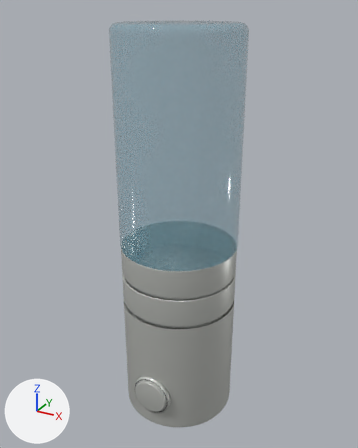
Before and after pictures for a commit that changed the glTF model dist/assets/equipment/spray-applicator.glb.
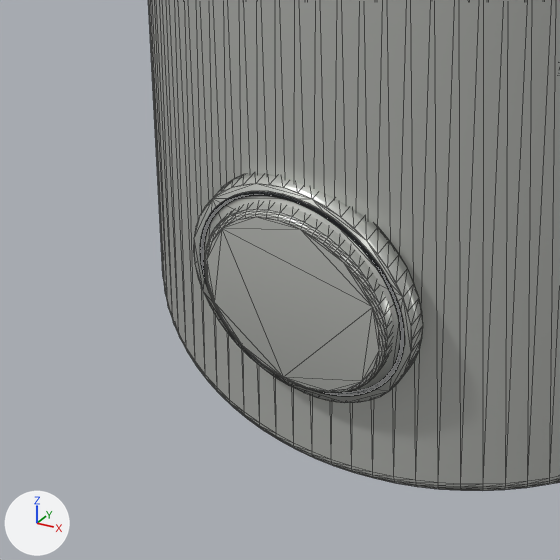
The first picture shows the older version from a camera (50 mm lens) standing at (0.0357, -0.0648, 0.0669) and looking at (-0.0003, 0.0005, 0.0342). The close-ups show the older and then the newer version on the part from 29% to 54% of the width and 78% to 98% of the height of that picture. Only the edits that show in the close-ups are written down. Lighting does not change. The marker at lower left points along +X, +Y and +Z. The close-ups show mesh edges as thin lines. Where no turn or scale is listed for an object, it has been applied to the vertices. Vertices at exactly the same position are counted once.

The first close-up shows '(A) applicator body', '(B) spray trigger (press to spray)', '(B) spray trigger bezel', 'trigger ring line'.
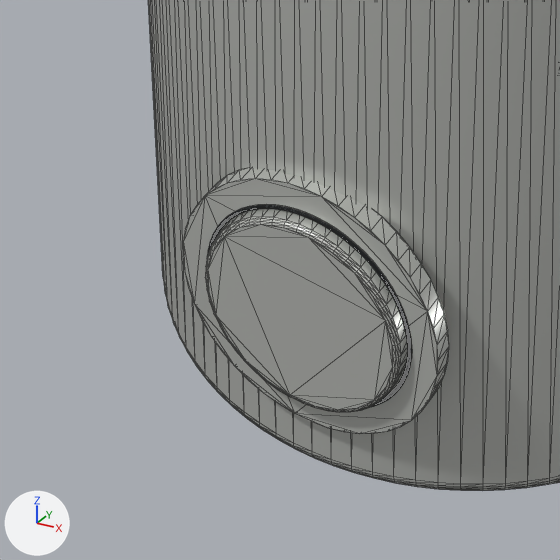
What differs and where, as boxes [x1, y1, x2, y2] in the close-ups (560 x 560 px):
'(B) spray trigger (press to spray)', reshaped, moved (7% wider, 6% taller)
    before: [204, 203, 393, 393]
    after: [205, 210, 407, 412]
'(B) spray trigger bezel', moved, rescaled (16% wider, 16% taller)
    before: [193, 174, 423, 403]
    after: [183, 168, 449, 434]
'trigger ring line', moved
    before: [200, 191, 405, 396]
    after: [207, 205, 412, 407]

What the commit changed:
me_b__spray_trigger__press_to_spray is used by ob_b__spray_trigger__press_to_spray; location (0.0, -0.00985, 0.00656).
me_b__spray_trigger__press_to_spray had 384 vertices, 764 faces and spanned x -0.00292..0.00292, y -0.0005..0.0005, z -0.00292..0.00292.
me_b__spray_trigger__press_to_spray now has 384 vertices, 764 faces and spans x -0.00311..0.00311, y -0.0005..0.0005, z -0.00311..0.00311.
me_b__spray_trigger__press_to_spray part 1: the whole mesh is multiplied about its middle by the matrix ((1.067, 0.0, 0.0), (0.0, 1.0, 0.0), (0.0, 0.0, 1.067)).
me_b__spray_trigger_bezel is used by ob_b__spray_trigger_bezel; location (0.0, -0.0096, 0.00656).
me_b__spray_trigger_bezel had 96 vertices, 188 faces and spanned x -0.0035..0.0035, y -0.0003..0.0003, z -0.0035..0.0035.
me_b__spray_trigger_bezel now has 96 vertices, 188 faces and spans x -0.00408..0.00408, y -0.0003..0.0003, z -0.00408..0.00408.
me_b__spray_trigger_bezel part 2: the whole mesh is scaled about its middle by (1.17, 1, 1.17).
Object '(B) spray trigger (press to spray)' (ob_b__spray_trigger__press_to_spray) moves from (0.0, -0.00985, 0.00656) to (0.00022, -0.00985, 0.0062).
Object '(B) spray trigger bezel' (ob_b__spray_trigger_bezel) moves from (0.0, -0.0096, 0.00656) to (0.00022, -0.0096, 0.0062).
Object 'trigger ring line' (ob_trigger_ring_line) moves from (0.0, -0.0099, 0.00656) to (0.00022, -0.0099, 0.0062).
